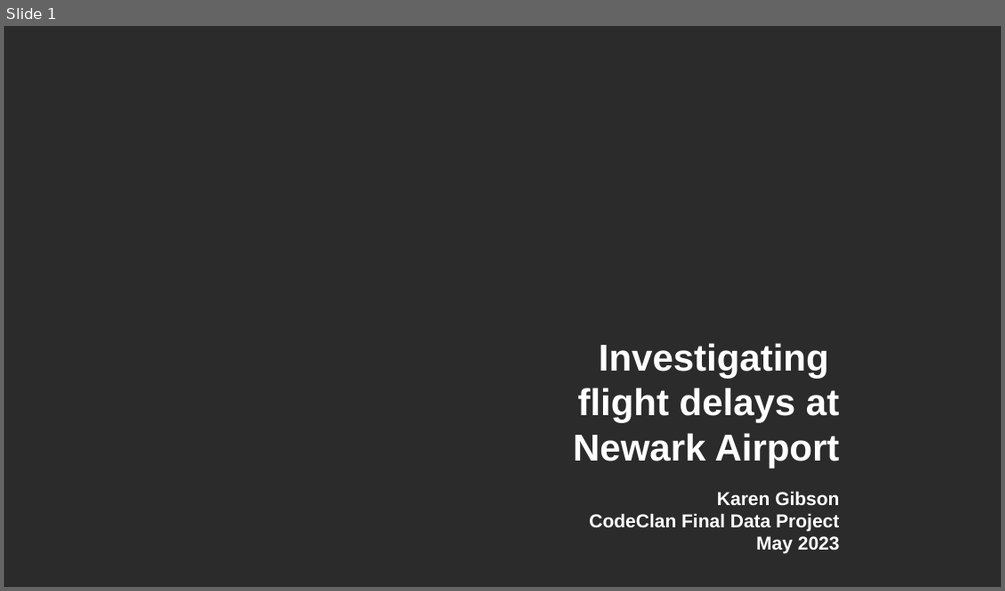
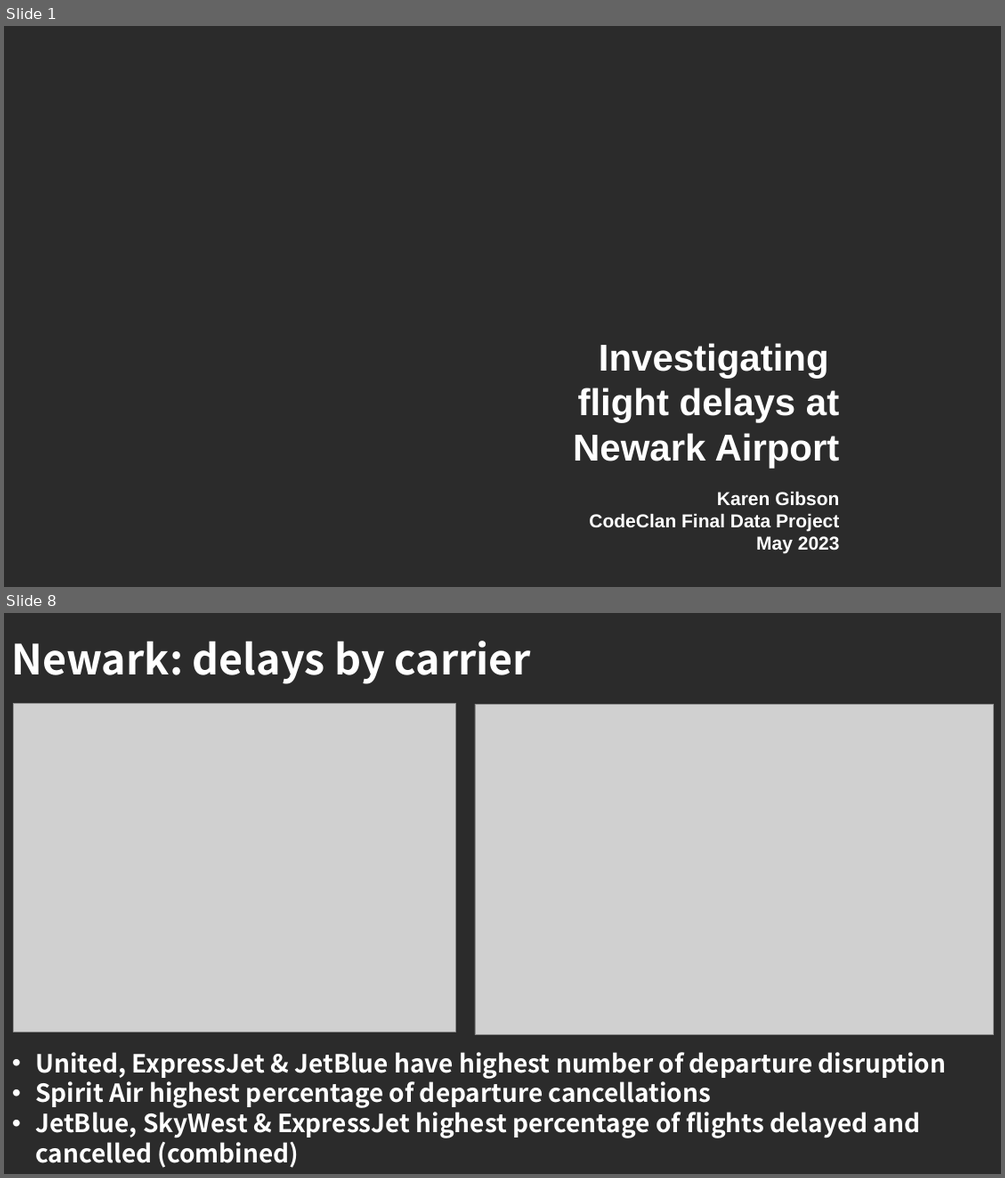
Before and after one commit to karenbgibson/final_project_flight_delays, a slide deck: investigating_flight_delays_newark.pptx. Shown one above the other, each under a label of ours: slide 1 before the commit, slides 1 and 8 after it; the slides between them are not shown. The pictures are 1005x591 and 1005x1178 pixels, drawn with LibreOffice and Linux fonts; fonts in the diff are those of the drawing; grey boxes stand for pictures; background and template pictures are left out; a plain dark background stands for a picture behind light text. Boxes give left, top, right and bottom in pixels: in the first picture for what was removed or moved away, otherwise in the second. Text is boxed around its words. In the diff, an @@ line names an element or a change of style, - is before the commit and + after.

```diff
--- a/investigating_flight_delays_newark.pptx
+++ b/investigating_flight_delays_newark.pptx
@@ slide 8 added at <box>4,613,1001,1174</box>, background picture (left out) @@
@@ title added at <box>11,641,532,684</box>, 40 pt, text #FFFFFF, bold @@
+Newark: delays by carrier
@@ picture added at <box>14,704,455,1032</box> @@
@@ picture added at <box>475,705,994,1035</box> @@
@@ text added at <box>35,1052,947,1167</box>, 24 pt, text #FFFFFF, bold @@
+• United, ExpressJet & JetBlue have highest number of departure disruption
+• Spirit Air highest percentage of departure cancellations
+• JetBlue, SkyWest & ExpressJet highest percentage of flights delayed and cancelled (combined)
```
Also in this commit, not shown: 6 slides changed, 4 other slides added, 1 slide removed, 23 other files.
